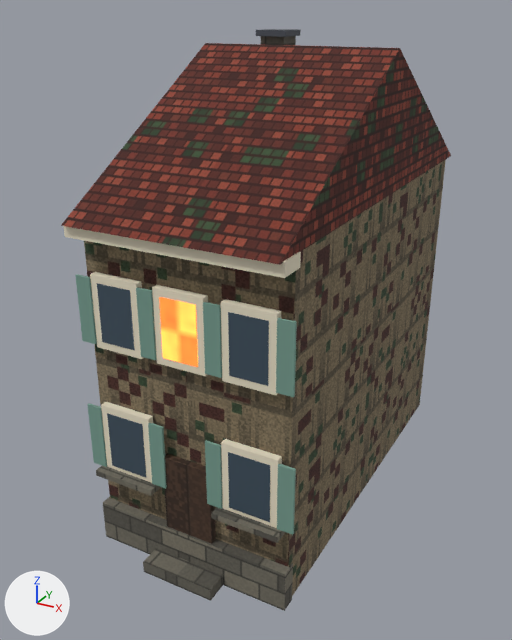
What one commit did to the FBX model output/world-modeling-v1/maps/maribor/Export/ENV_C_Facade_6.fbx.
The view is the same before and after, from a camera (50 mm lens) standing at (6.17, -8.78, 9.83) and looking at (-0.44, 3.25, 3.82). Arrows for +X, +Y and +Z are at lower left; the lights stay in place. The older version comes first.

The scene before the commit, as lines of its bpy script (objects in view):
```python
ob_env_c_facade_6 = bpy.data.objects.new('ENV_C_Facade_6', me_env_c_facade_6)
ob_env_c_facade_6.location = (0.0, 0.0, 0.0)
```
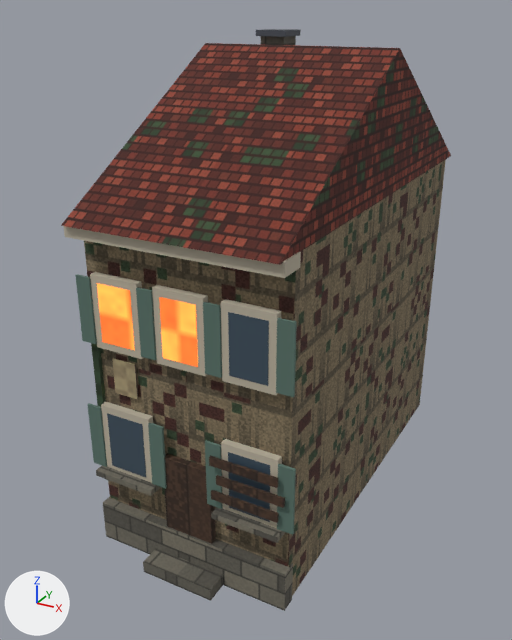
Changed parts and their boxes (x1, y1, x2, y2) in the pictures (512 x 640 px):
'ENV_C_Facade_6', recoloured, surface changed, reshaped
    both: (61, 29, 451, 611)
part 1 of me_env_c_facade_6, added (brown)
    after: (211, 490, 278, 523)
part 2 of me_env_c_facade_6, added (brown)
    after: (216, 475, 285, 508)
part 3 of me_env_c_facade_6, added (brown)
    after: (209, 456, 278, 488)
part 4 of me_env_c_facade_6, added
    after: (91, 343, 110, 481)
part 5 of me_env_c_facade_6, added (brown)
    after: (112, 358, 138, 399)
part 6 of me_env_c_facade_6, recoloured (dark blue to orange)
    both: (97, 283, 135, 350)

What changed in the scene script:
```text
Add img_poster_png:
    img_poster_png = load_image('Poster.png', '_unpacked/Poster.png', 64, 64, 'sRGB')
Add img_leaf_png:
    img_leaf_png = load_image('Leaf.png', '_unpacked/Leaf.png', 64, 64, 'sRGB')
Change mat_mb_ivory:
    mat_mb_ivory.base_color: (0.82, 0.75, 0.58) -> (0.5, 0.45, 0.35)  # pale yellow #eae1c8 -> grey #bcb3a0
Change mat_mb_shutter:
    mat_mb_shutter.base_color: (0.18, 0.33, 0.27) -> (0.1, 0.17, 0.14)  # greyish green #769b8e -> greyish green #597369
Change mat_mb_windowlit:
    where n0 = _N.new('ShaderNodeBsdfPrincipled'); n0.name = 'Principled BSDF'
    n0.inputs[28].default_value: 3.2 -> 2.0  # 'Emission Strength'
Add mat_mb_poster_001:
    mat_mb_poster_001 = principled_material('MB_Poster.001')
    mat_mb_poster_001.texture = img_poster_png
    mat_mb_poster_001.roughness = 0.92
Add mat_mb_ivy:
    mat_mb_ivy = principled_material('MB_Ivy')
    mat_mb_ivy.texture = img_leaf_png
    mat_mb_ivy.roughness = 0.92
Add mat_mb_plank:
    mat_mb_plank = principled_material('MB_Plank')
    mat_mb_plank.texture = img_wood_png
    mat_mb_plank.roughness = 0.92
Change me_env_c_facade_6:
    used by ob_env_c_facade_6; location = (0.0, 0.0, 0.0)
    remove me_env_c_facade_6.from_pydata(...)  # 222 vertices, 332 faces; spans x -2.15..2.15, y -0.62..8.5, z 0.0..9.42
    add me_env_c_facade_6.from_pydata(...)  # 262 vertices, 392 faces; spans x -2.15..2.15, y -0.62..8.5, z 0.0..9.42
    me_env_c_facade_6 part 1: a new loose piece, a box spanning x 0.59..1.89, y -0.265..-0.215, z 1.956..2.126, in mat_mb_plank (picture img_wood_png)
    me_env_c_facade_6 part 2: a new loose piece, a box spanning x 0.71..2.01, y -0.275..-0.225, z 2.315..2.485, in mat_mb_plank (picture img_wood_png)
    me_env_c_facade_6 part 3: a new loose piece, a box spanning x 0.59..1.89, y -0.285..-0.235, z 2.674..2.844, in mat_mb_plank (picture img_wood_png)
    me_env_c_facade_6 part 4: a new loose piece, a box spanning x -2.0..-1.86, y -0.08..0.0, z 1.342..5.06, in mat_mb_ivy (picture img_leaf_png)
    me_env_c_facade_6 part 5: a new loose piece, a box spanning x -1.55..-1.05, y -0.065..-0.035, z 3.4..4.1, in mat_mb_poster_001 (picture img_poster_png)
    me_env_c_facade_6 part 6: 12 faces spanning x -1.65..-0.95, y -0.17..-0.11, z 4.45..5.55 switch from mat_mb_darkglass (dark blue #3f505d) to mat_mb_windowlit
    add me_env_c_facade_6.materials.append(mat_mb_plank)  # picture img_wood_png
    add me_env_c_facade_6.materials.append(mat_mb_ivy)  # picture img_leaf_png
    add me_env_c_facade_6.materials.append(mat_mb_poster_001)  # picture img_poster_png
```
